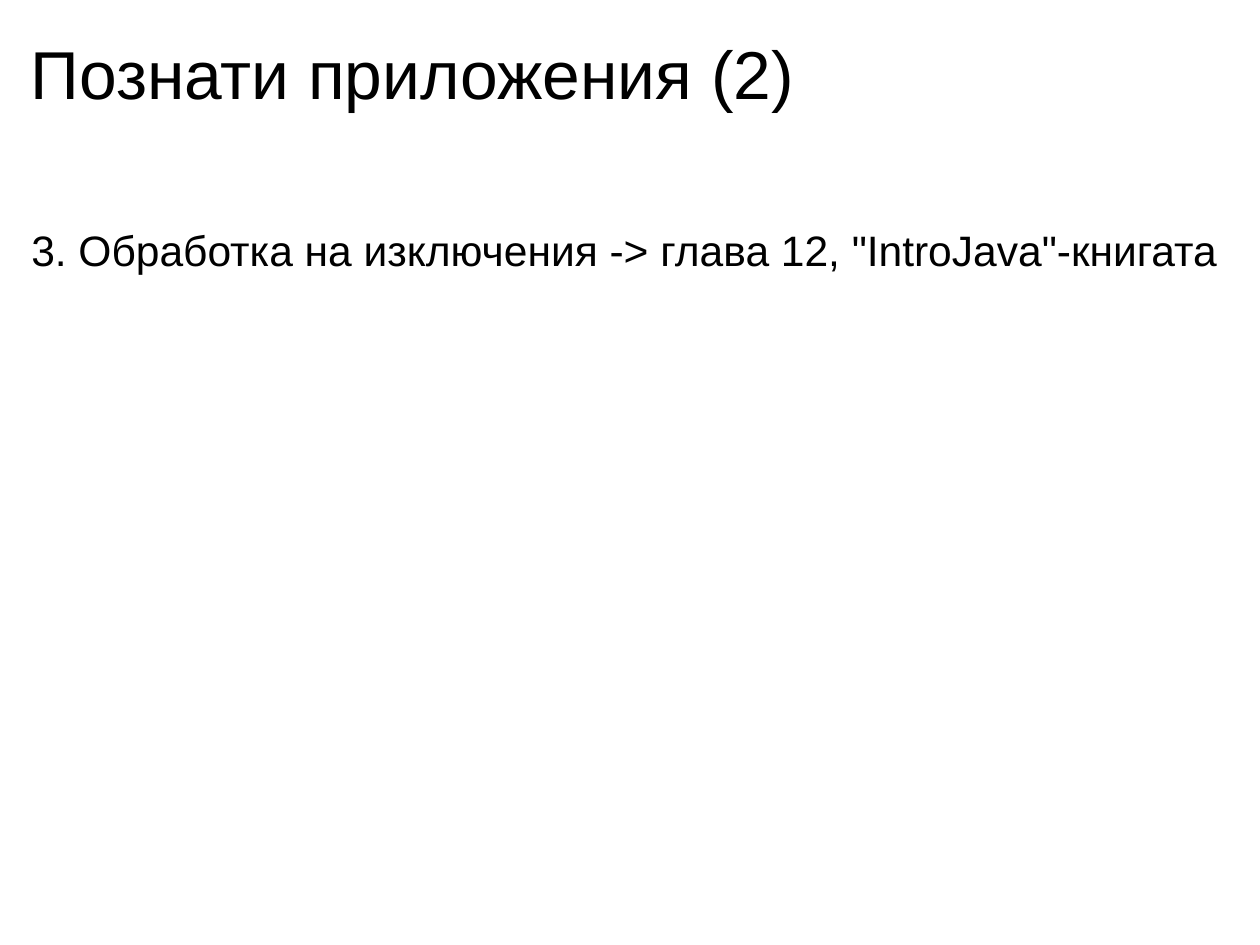
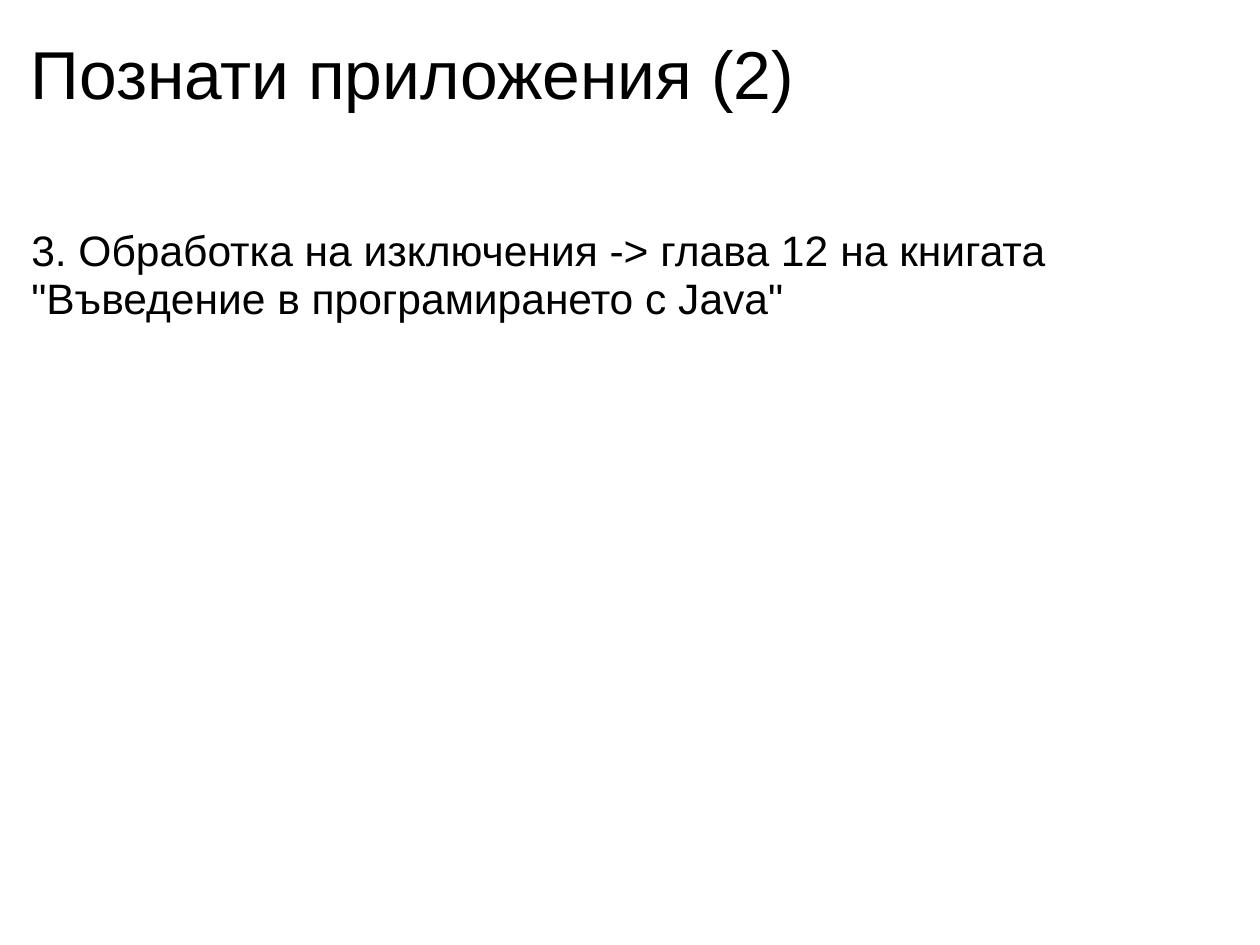
Before and after one commit to nikolaiweselinow/design-patterns-book, a slide deck: slide 8 of resources/Chapter-18-Chain-of-Responsibility/Chapter-18-Chain-of-Responsibility.ppt. Drawn at 1260x945 pixels with LibreOffice and Linux fonts; fonts in the diff are those of the drawing. Boxes give left, top, right and bottom in pixels: in the first picture for what was removed or moved away, otherwise in the second. Text is boxed around its words. In the diff, an @@ line names an element or a change of style, - is before the commit and + after.

```diff
--- a/resources/Chapter-18-Chain-of-Responsibility/Chapter-18-Chain-of-Responsibility.ppt
+++ b/resources/Chapter-18-Chain-of-Responsibility/Chapter-18-Chain-of-Responsibility.ppt
@@ text at (x1=31, y1=235, x2=1045, y2=322): text changed @@
-3. Обработка на изключения -> глава 12, "IntroJava"-книгата
+3. Обработка на изключения -> глава 12 на книгата "Въведение в програмирането с Java"
```
Also in this commit, not shown: 4 other slides changed, 1 other file.
